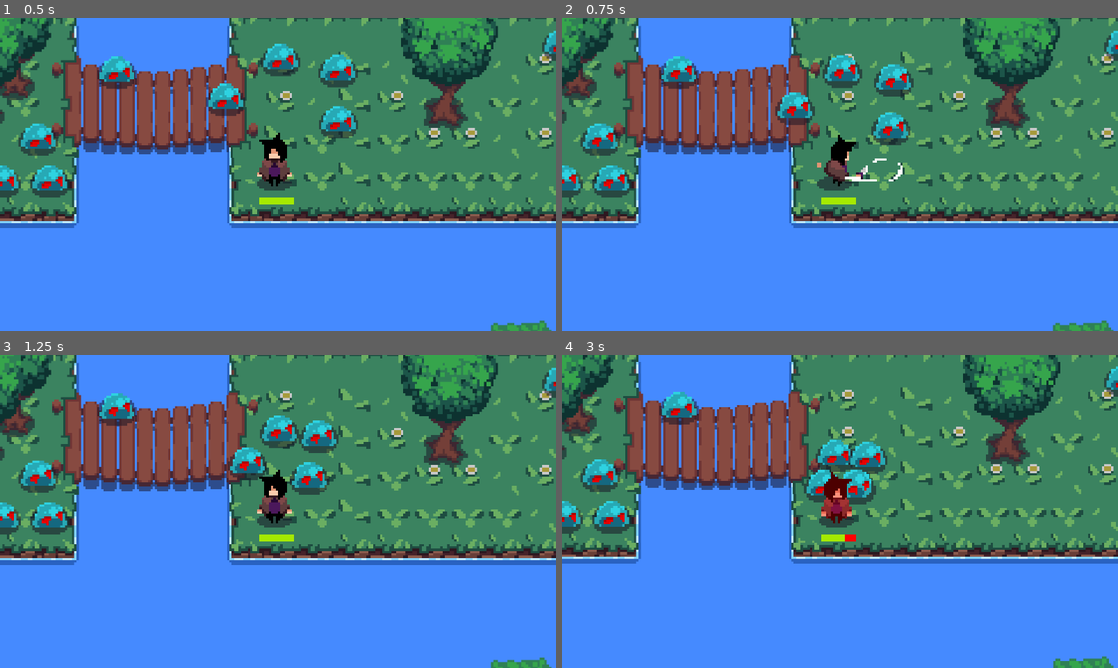
Above: before the commit, frames 1-4 (two rows, left to right).
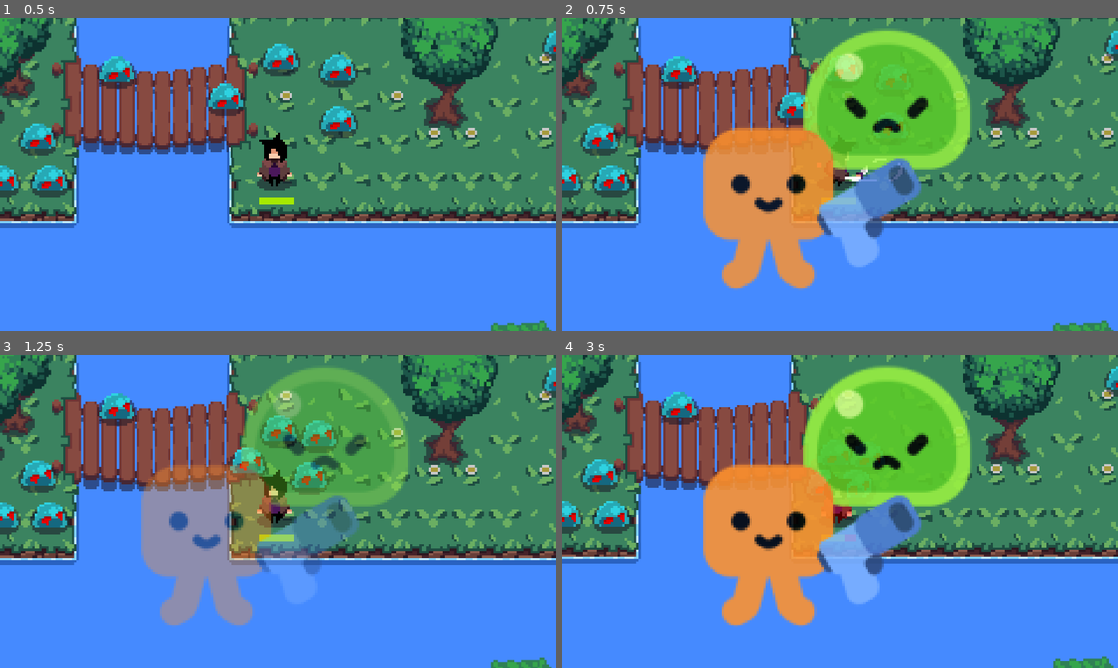
Above: after the commit, the same moments.

Repository: Jaycee293/First-Isometric
Game: Godot game, scene res://scenes/game.tscn
Same seed, same stepped clock (60 frames per second), same inputs: the game is played once before the commit and once after it.
Inputs:
- Up to frame 1 (0.5 s): no input
- Up to frame 2 (0.75 s): hold Right (attack_right) from 0.53 s (still down); tap E (dash) at 0.6 s
- Up to frame 3 (1.25 s): keep holding Right (attack_right)
- Up to frame 4 (3 s): release Right (attack_right) at 1.28 s; hold Down (attack_down) 1.28-2.03 s; tap E (dash) at 1.35, 2.1, 2.85 s; hold Right (attack_right) 2.03-2.78 s; hold Up (attack_up) from 2.78 s (still down)

Frame 1 is identical in both runs. In frame 2, 24% of the frame differs, in the area x 25-74%, y 4-87%; in frame 3, 22%; in frame 4, 24%, in the area x 25-74%, y 3-87%.
Error after the commit: Invalid access to property or key 'texture' on a base object of type 'AnimatedSprite2D'. (res://scripts/dash.gd:26)

Commit message:
first frame of ghost now works

Diff:
--- /dev/null
+++ b/scenes/DashGhost.tscn
@@ -0,0 +1,9 @@
+[gd_scene load_steps=3 format=3 uid="uid://bjc25tgxso5sr"]
+
+[ext_resource type="Texture2D" uid="uid://i4cjdwy1kcoj" path="res://assets/2d_project/icon.png" id="1_0vpsj"]
+[ext_resource type="Script" uid="uid://dlcfry4ew82f0" path="res://scripts/dash_ghost.gd" id="2_fsa6i"]
+
+[node name="DashGhost" type="Sprite2D"]
+z_index = 3
+texture = ExtResource("1_0vpsj")
+script = ExtResource("2_fsa6i")
--- a/scenes/player.tscn
+++ b/scenes/player.tscn
@@ -2047,6 +2047,7 @@
 show_percentage = false
 
 [node name="Dash" parent="." instance=ExtResource("16_qfm1y")]
+z_index = 3
 
 [connection signal="area_entered" from="Attack/MyHitBox" to="." method="_on_my_hit_box_area_entered"]
 [connection signal="body_entered" from="Attack/MyHitBox" to="Attack/MyHitBox" method="_on_body_entered"]
--- a/scripts/dash.gd
+++ b/scripts/dash.gd
@@ -2,17 +2,33 @@
 
 const DASH_DELAY = 0.4
 @onready var duration_timer: Timer = $DurationTimer
+var ghost_scene = preload("res://scenes/DashGhost.tscn")
+var sprite
+
 
 var can_dash: bool = true
 var dash_direction: Vector2 = Vector2.ZERO
 
-func start_dash(direction: Vector2, duration: float) -> void:
+func start_dash(sprite, direction: Vector2, duration: float) -> void:
 	if not can_dash:
 		return
 	can_dash = false               # LOCK dash immediately
+	self.sprite = sprite
 	dash_direction = direction.normalized() if direction != Vector2.ZERO else Vector2.ZERO
 	duration_timer.wait_time = duration
 	duration_timer.start()
+	instance_ghost()
+
+func instance_ghost():
+	var ghost: Sprite2D = ghost_scene.instantiate()
+	get_parent().get_parent().add_child(ghost)
+	ghost.global_position = global_position
+	ghost.texture = sprite.texture
+	ghost.vframes = sprite.vframes
+	ghost.hframes = sprite.hframes
+	ghost.frame = sprite.frame
+	ghost.flip_h = sprite.flip_h
+
 
 func is_dashing() -> bool:
 	return !duration_timer.is_stopped()
--- /dev/null
+++ b/scripts/dash_ghost.gd
@@ -0,0 +1,12 @@
+extends Sprite2D
+
+@onready var tween = get_tree().create_tween()
+
+func _ready() -> void:
+	tween.set_trans(Tween.TRANS_QUART)
+	tween.set_ease(Tween.EASE_OUT)
+	tween.tween_property(self,"modulate:a",0.0,3)
+	tween.connect("finished", Callable(self, "_on_tween_finished"))
+
+func _on_tween_finished():
+	queue_free()
--- a/scripts/player.gd
+++ b/scripts/player.gd
@@ -37,7 +37,7 @@
 
 	# DASH INPUT
 	if Input.is_action_just_pressed("dash") and dash.can_dash:
-		dash.start_dash(direction, DASH_DUR)
+		dash.start_dash(animated_sprite_2d, direction, DASH_DUR)
 
 	# APPLY VELOCITY
 	if dash.is_dashing():
Not shown, added: scripts/dash_ghost.gd.uid
